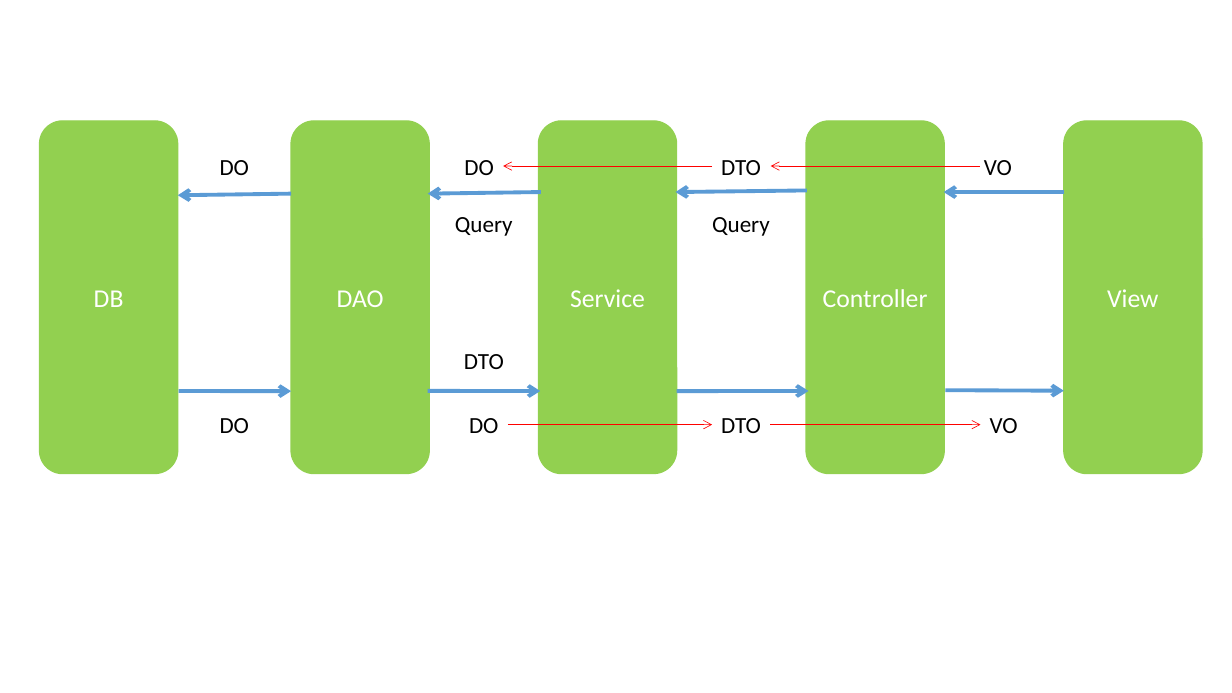
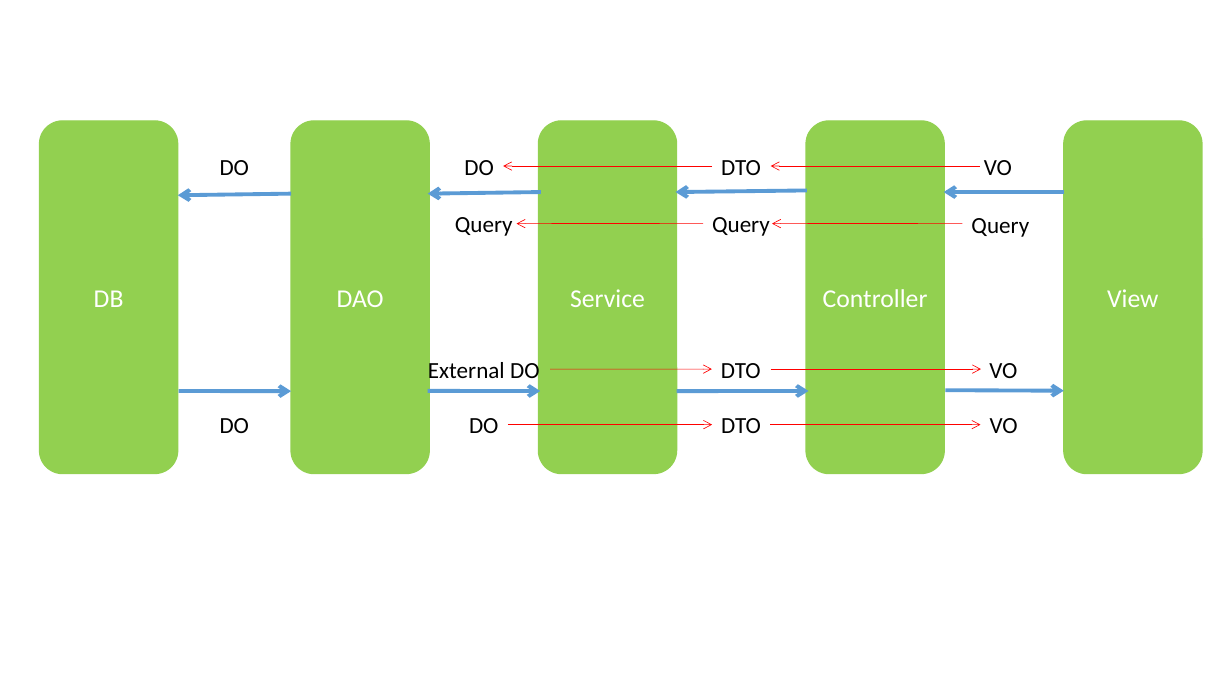
Before and after one commit to Chenwenjian/zywork, a slide deck: slide 1 of documents/项目架构/分层架构与DTO,VO,DO.pptx. Drawn at 1232x693 pixels with LibreOffice and Linux fonts; fonts in the diff are those of the drawing. Boxes give left, top, right and bottom in pixels: in the first picture for what was removed or moved away, otherwise in the second. Text is boxed around its words. In the diff, an @@ line names an element or a change of style, - is before the commit and + after.

Commit message:
更新DO,DTO,VO,Query的使用

```diff
--- a/documents/项目架构/分层架构与DTO,VO,DO.pptx
+++ b/documents/项目架构/分层架构与DTO,VO,DO.pptx
@@ arrow added from (703, 224) to (517, 224), #FF0000 0.5 pt @@
@@ arrow added from (963, 224) to (773, 224), #FF0000 0.5 pt @@
@@ text added at (971,218,1029,237), 18 pt, text #000000 @@
+Query
@@ text added at (428,358,539,384), 18 pt, text #000000 @@
+External DO
@@ text "DTO": place and size @@
-text "DTO" at (464,354,504,369)
+text "DTO" at (721,363,761,378)
@@ arrow added from (551, 369) to (712, 369), #FF0000 0.5 pt @@
@@ arrow added from (771, 369) to (982, 369), #FF0000 0.5 pt @@
@@ text added at (989,363,1017,378), 18 pt, text #000000 @@
+VO
```
